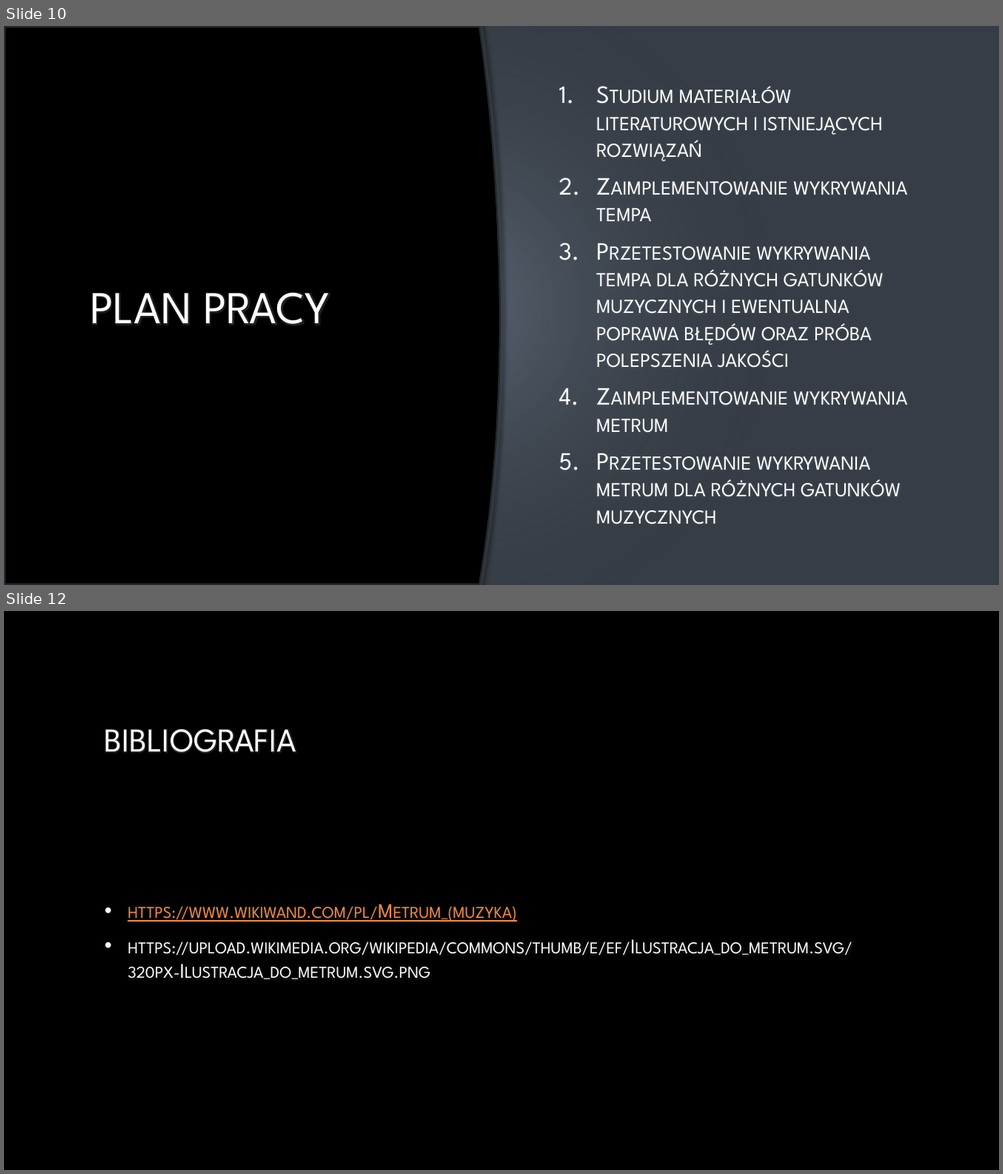
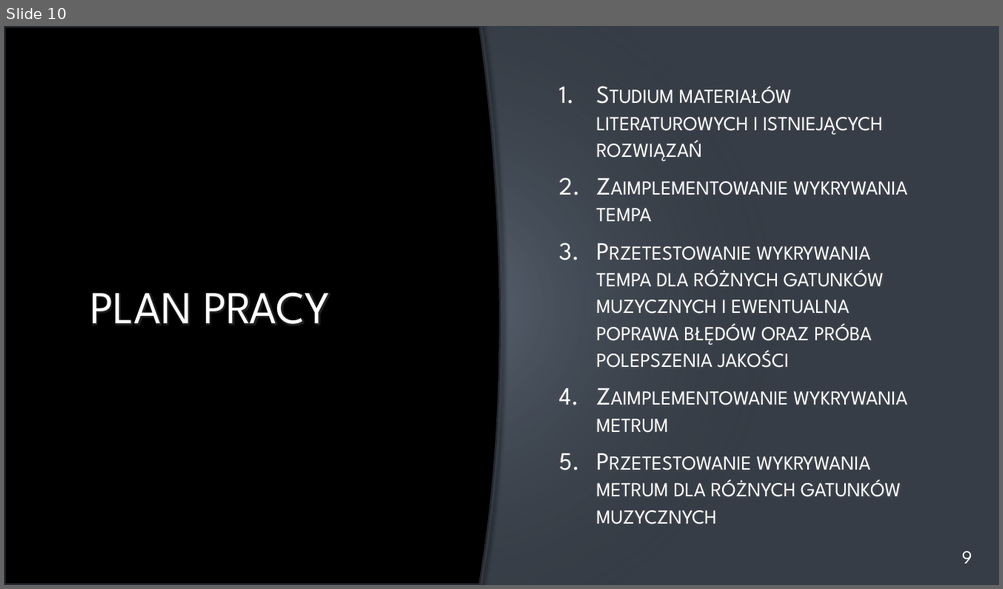
Before and after one commit to marqustd/BeatAndMetreDetector, a slide deck: doc/Prezentacja.pptx. Shown one above the other, each under a label of ours: slides 10 and 12 before the commit, slide 10 after it; the slides between them are not shown. The pictures are 1003x1174 and 1003x589 pixels, drawn with LibreOffice and Linux fonts; fonts in the diff are those of the drawing; background and template pictures are left out. Boxes give left, top, right and bottom in pixels: in the first picture for what was removed or moved away, otherwise in the second. Text is boxed around its words. In the diff, an @@ line names an element or a change of style, - is before the commit and + after.

```diff
--- a/doc/Prezentacja.pptx
+++ b/doc/Prezentacja.pptx
@@ slide 12 removed at <box>4,611,999,1170</box>, background picture (left out) @@
@@ title removed at <box>105,729,296,752</box> @@
-BIBLIOGRAFIA
@@ text removed at <box>128,906,852,980</box> @@
-• https://www.wikiwand.com/pl/Metrum_(muzyka)
-• https://upload.wikimedia.org/wikipedia/commons/thumb/e/ef/Ilustracja_do_metrum.svg/320px-Ilustracja_do_metrum.svg.png
@@ slide 10 changed as well @@
@@ text added at <box>962,551,972,564</box>, 18 pt, text #FFFFFF @@
+9
```
Also in this commit, not shown: 9 other slides changed, 4 slides added, 2 other slides removed, 4 other files.
